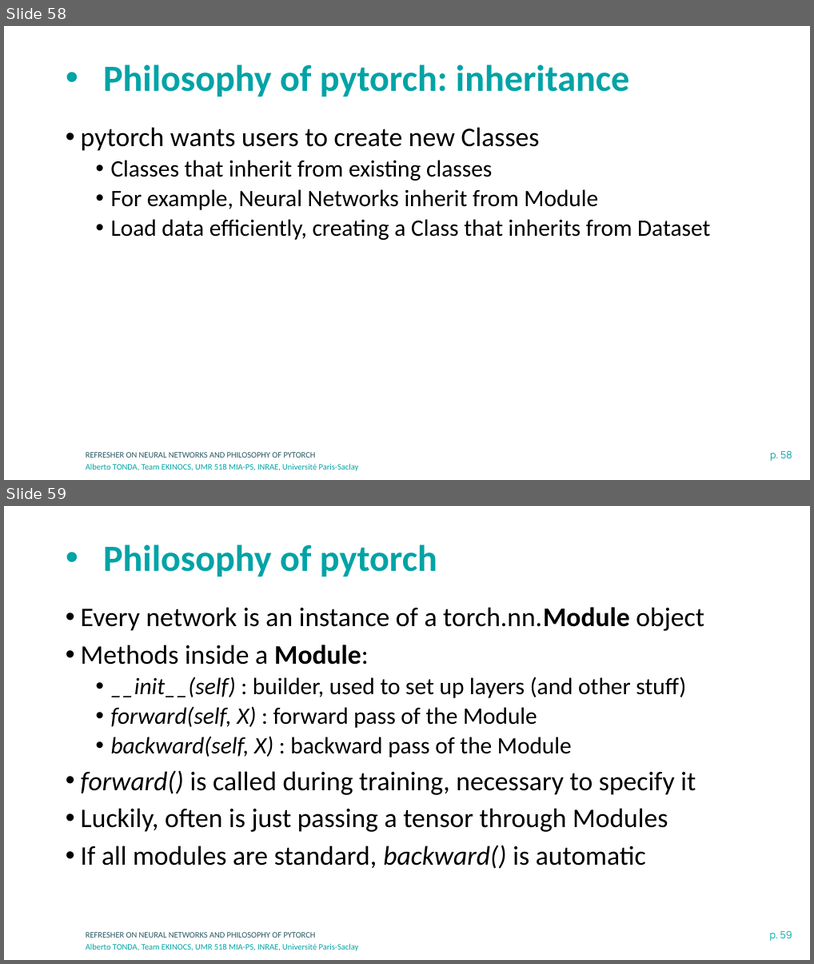
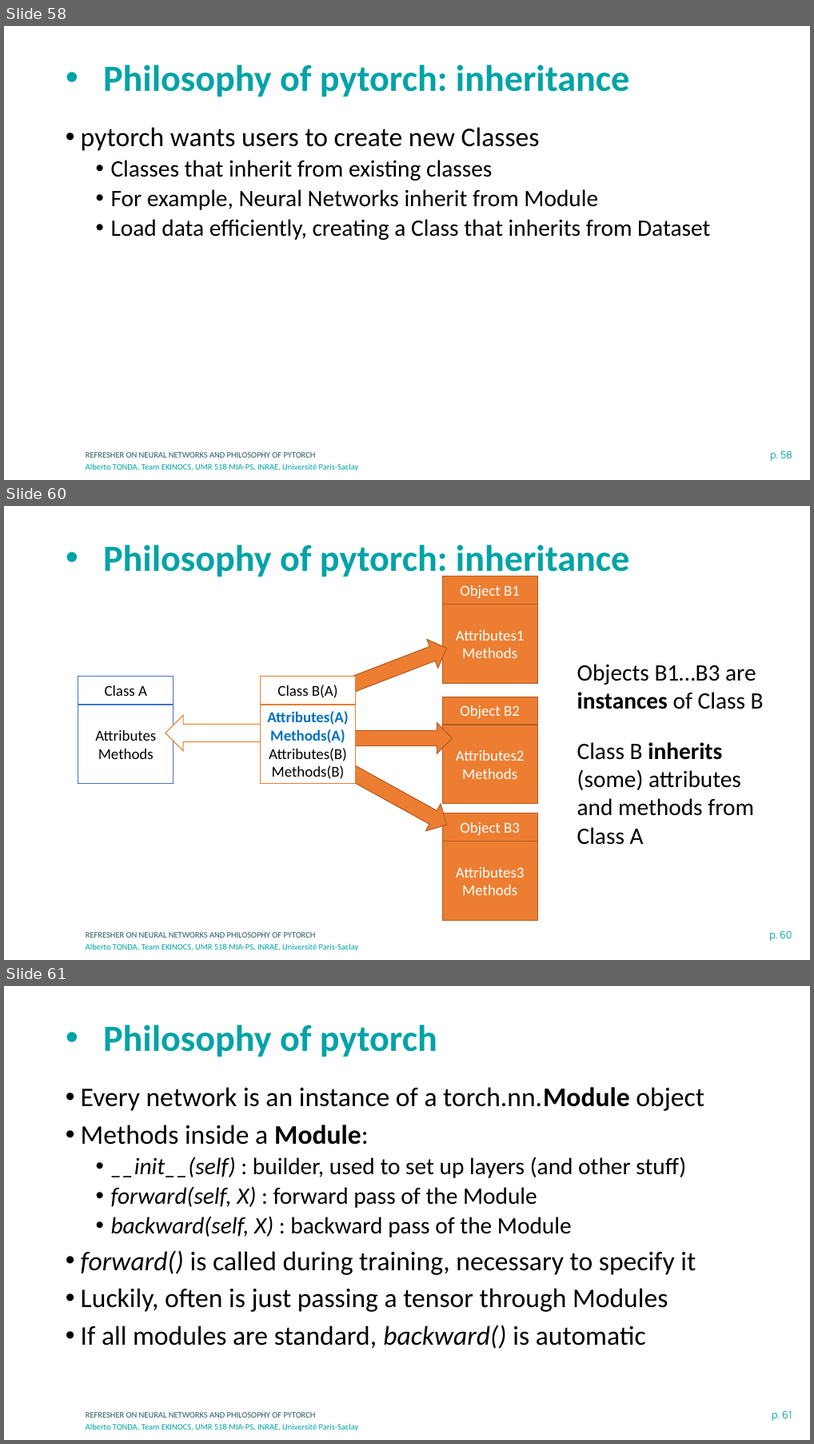
Before and after one commit to albertotonda/teaching, a slide deck: deep-learning-in-practice-with-pytorch/1-neural-networks-and-pytorch.pptx. Shown one above the other, each under a label of ours: slides 58 and 59 before the commit, slides 58, 60 and 61 after it; the slides between them are not shown. The pictures are 814x964 and 814x1444 pixels, drawn with LibreOffice and Linux fonts; fonts in the diff are those of the drawing; background and template pictures are left out. Boxes give left, top, right and bottom in pixels: in the first picture for what was removed or moved away, otherwise in the second. Text is boxed around its words. In the diff, an @@ line names an element or a change of style, - is before the commit and + after.

Commit message:
Corrections in the slides for the first class

```diff
--- a/deep-learning-in-practice-with-pytorch/1-neural-networks-and-pytorch.pptx
+++ b/deep-learning-in-practice-with-pytorch/1-neural-networks-and-pytorch.pptx
@@ slide 60 added at bbox=[4, 506, 810, 960], background #FFFFFF; not listed: 3 template elements that a slide beside it also shows @@
@@ title added at bbox=[103, 544, 630, 580], 44 pt, text #00A3A6, bold @@
+• Philosophy of pytorch: inheritance
@@ rectangle added at bbox=[442, 576, 538, 604], fill #ED7D31, outline #AF5C24 1 pt, 18 pt, text #FFFFFF @@
+Object B1
@@ rectangle added at bbox=[442, 604, 538, 684], fill #ED7D31, outline #AF5C24 1 pt, 18 pt, text #FFFFFF @@
+Attributes1
+Methods
@@ right arrow added at bbox=[333, 634, 453, 704], fill #ED7D31, outline #AF5C24 1 pt @@
@@ text added at bbox=[578, 664, 764, 709], 28 pt, text #000000 @@
+Objects B1…B3 are instances of Class B
@@ rectangle added at bbox=[78, 676, 174, 704], fill #FFFFFF, outline #4472C4 1 pt, 18 pt, text #000000 @@
+Class A
@@ rectangle added at bbox=[261, 676, 356, 704], fill #FFFFFF, outline #ED7D31 1 pt, 18 pt, text #000000 @@
+Class B(A)
@@ rectangle added at bbox=[442, 696, 538, 724], fill #ED7D31, outline #AF5C24 1 pt, 18 pt, text #FFFFFF @@
+Object B2
@@ rectangle added at bbox=[78, 704, 174, 783], fill #FFFFFF, outline #4472C4 1 pt, 18 pt, text #000000 @@
+Attributes
+Methods
@@ right arrow added at bbox=[166, 716, 268, 751], fill #FFFFFF, outline #ED7D31 1 pt @@
@@ rectangle added at bbox=[261, 704, 356, 783], fill #FFFFFF, outline #ED7D31 1 pt, 18 pt, text #0070C0, bold @@
+Attributes(A)
+Methods(A)
+Attributes(B)
+Methods(B)
@@ right arrow added at bbox=[335, 723, 452, 753], fill #ED7D31, outline #AF5C24 1 pt @@
@@ rectangle added at bbox=[442, 725, 538, 804], fill #ED7D31, outline #AF5C24 1 pt, 18 pt, text #FFFFFF @@
+Attributes2
+Methods
@@ text added at bbox=[578, 742, 754, 844], 28 pt, text #000000 @@
+Class B inherits (some) attributes and methods from Class A
@@ right arrow added at bbox=[337, 755, 454, 838], fill #ED7D31, outline #AF5C24 1 pt @@
@@ rectangle added at bbox=[442, 813, 538, 840], fill #ED7D31, outline #AF5C24 1 pt, 18 pt, text #FFFFFF @@
+Object B3
@@ rectangle added at bbox=[442, 841, 538, 920], fill #ED7D31, outline #AF5C24 1 pt, 18 pt, text #FFFFFF @@
+Attributes3
+Methods
@@ what was slide 59 is now slide 61 @@
@@ page number at bbox=[772, 1410, 793, 1420]: text changed @@
-p. 59
+p. 61
```
Also in this commit, not shown: 3 slides changed, 1 other slide added, 4 other files.
